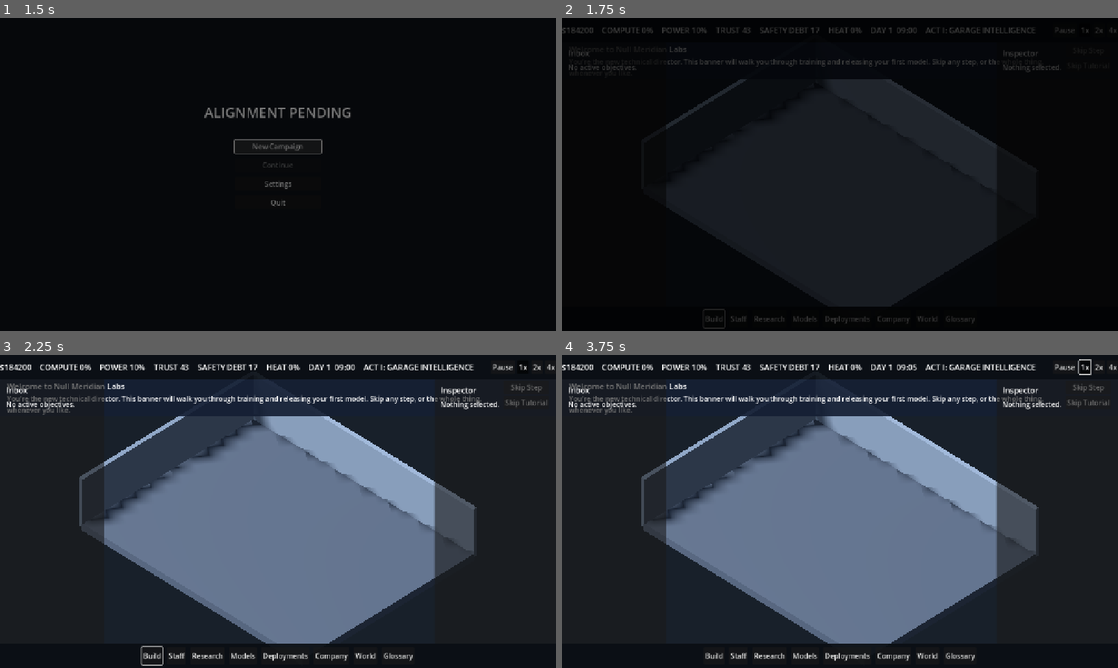
Above: before the commit, frames 1-4 (two rows, left to right).
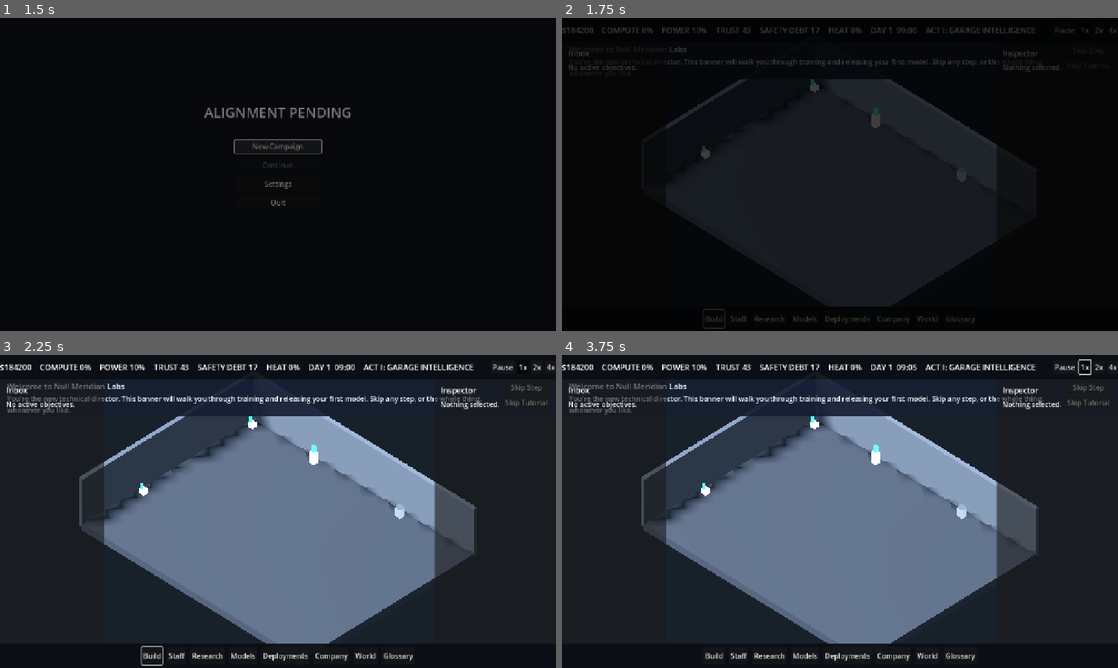
Above: after the commit, the same moments.

Repository: Fartoman94/alignment-pending
Game: Godot game, scene res://scenes/boot.tscn
The game is run twice, just before and just after one commit, with the same random seed, the same clock (stepped at 60 frames per second) and the same inputs.
Inputs:
- Up to frame 1 (1.5 s): click "New Campaign" at 0.5 s; click "New Campaign" at 1.25 s
- Up to frame 2 (1.75 s): no input
- Up to frame 3 (2.25 s): click "Skip Step" at 2 s
- Up to frame 4 (3.75 s): click "Skip Step" at 2.75 s; click "1x" at 3.5 s

Frame 1 is identical in both runs. In frame 2, 0.2% of the frame differs, in the area x 25-73%, y 19-53%; in frame 3, 0.2%; in frame 4, 0.2%.

Commit message:
feat(art): fixed ambient decoration (plants, water dispenser, trash bin)
The starting office was a completely empty shell before the player
built anything. Campaign._build_ambient_decoration() places 4 props
from the 3D asset pack (2 plant.glb, 1 water_dispenser.glb, 1
trash_bin.glb) at fixed positions in the margin between the walls and
the buildable grid/navmesh, so nothing can block a build cell or need
a NavigationObstacle3D — deliberately not a general prop-placement
system (still an open scope item, see KNOWN_ISSUES.md), just enough
fixed set dressing that the space reads as inhabited.

Verified via a real rendered screenshot of the actual campaign scene
alongside real staff/desks/server-racks.

Co-Authored-By: Claude Sonnet 5 <noreply@anthropic.com>

Diff:
--- a/game/src/world/campaign.gd
+++ b/game/src/world/campaign.gd
@@ -127,6 +127,31 @@
     _box("Floor", Vector3(0,-0.25,0), Vector3(18,0.5,14), Color("3d4654"))
     _box("BackWall", Vector3(0,1.5,-7), Vector3(18,3.5,0.3), Color("657181"))
     _box("LeftWall", Vector3(-9,1.5,0), Vector3(0.3,3.5,14), Color("596575"))
+    _build_ambient_decoration()
+
+## Fixed, non-buildable set dressing (finalization-pack 3D asset pack) —
+## deliberately placed in the margin between the walls and the buildable
+## grid/navmesh (grid+navmesh both span roughly X:[-8,8] Z:[-6,6]; the
+## floor extends to X:[-9,9] Z:[-7,7]), so nothing here can block a build
+## cell or need a NavigationObstacle3D. Not a general prop-placement
+## system (see KNOWN_ISSUES.md's "500 props" scope boundary) — just a
+## few fixed pieces so the office reads as inhabited rather than an
+## empty shell before the player has built anything.
+func _build_ambient_decoration() -> void:
+    _static_prop("res://assets/models/props/plant.glb", Vector3(-8.4, 0.0, -6.3))
+    _static_prop("res://assets/models/props/plant.glb", Vector3(-8.4, 0.0, 2.5))
+    _static_prop("res://assets/models/props/water_dispenser.glb", Vector3(-3.5, 0.0, -6.4))
+    _static_prop("res://assets/models/props/trash_bin.glb", Vector3(3.5, 0.0, -6.4))
+
+func _static_prop(model_path: String, pos: Vector3) -> void:
+    var packed: PackedScene = load(model_path)
+    if packed == null:
+        push_error("Campaign: could not load decorative prop '%s'" % model_path)
+        return
+    var inst: Node3D = packed.instantiate()
+    inst.rotation_degrees = Vector3(-90.0, 0.0, 0.0)
+    inst.position = pos
+    add_child(inst)
 
 func _build_camera() -> void:
     camera_controller = CameraController.new()
Not shown, changed: docs/legal/ASSET_PROVENANCE.md
